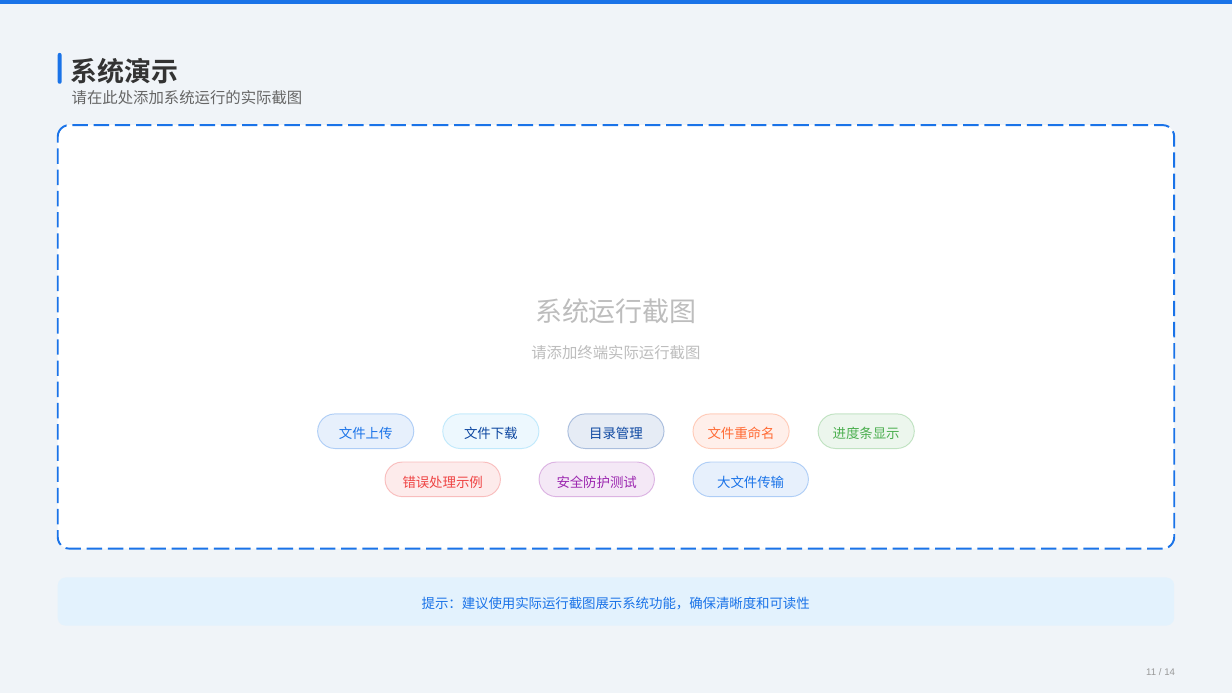
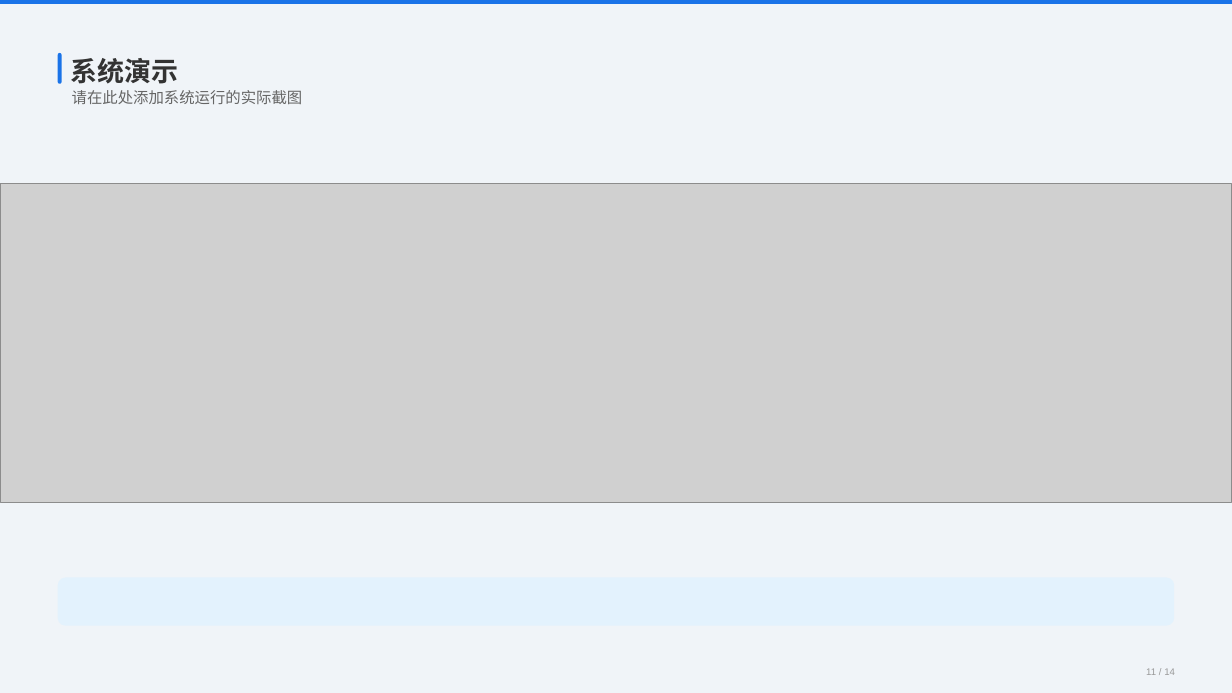
Before and after one commit to calendar0917/keshe, a slide deck: slide 11 of report/report.pptx. Drawn at 1232x693 pixels with LibreOffice and Linux fonts; fonts in the diff are those of the drawing; grey boxes stand for pictures. Boxes give left, top, right and bottom in pixels: in the first picture for what was removed or moved away, otherwise in the second. Text is boxed around its words. In the diff, an @@ line names an element or a change of style, - is before the commit and + after.

```diff
--- a/report/report.pptx
+++ b/report/report.pptx
@@ rounded rectangle removed at (x1=57, y1=125, x2=1174, y2=548) @@
@@ picture added at (x1=0, y1=184, x2=1232, y2=503) @@
@@ text removed at (x1=535, y1=298, x2=697, y2=323) @@
-系统运行截图
@@ text removed at (x1=531, y1=345, x2=700, y2=359) @@
-请添加终端实际运行截图
@@ group removed at (x1=318, y1=414, x2=914, y2=497): 8 rounded rectangles, 8 texts @@
-文件上传
-文件下载
-目录管理
-文件重命名
-进度条显示
-错误处理示例
-安全防护测试
-大文件传输
@@ text removed at (x1=422, y1=596, x2=810, y2=609) @@
-提示：建议使用实际运行截图展示系统功能，确保清晰度和可读性
```
Also in this commit, not shown: 12 other slides changed, 3 other files.
